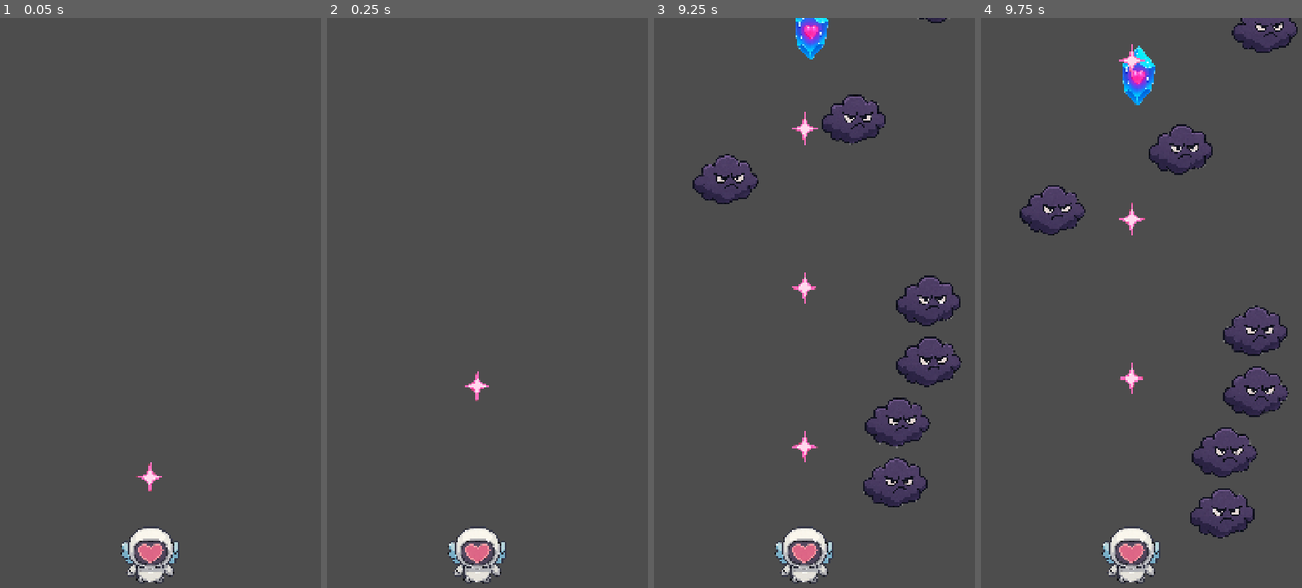
Above: before the commit, frames 1-4 (left to right).
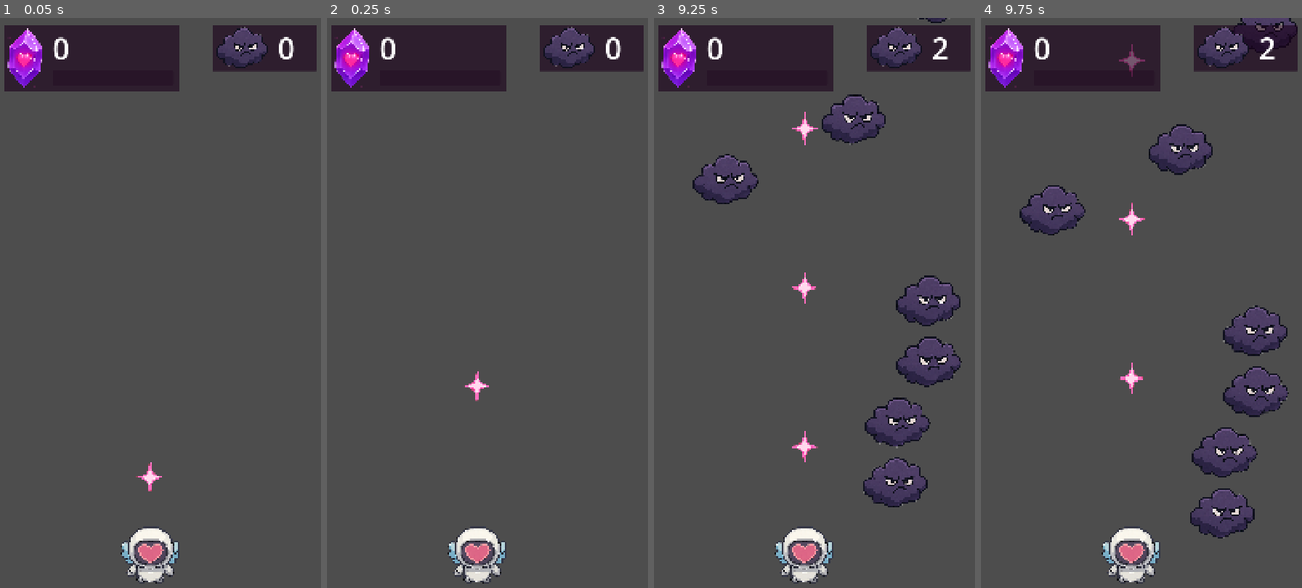
Above: after the commit, the same moments.

Repository: Ricky06202/cosmic-heart
Game: Godot game, scene res://Escenas/Nivel.tscn
Two runs of this game, one before a commit and one after it. Both use one fixed random seed, a clock stepped at 60 frames per second and the inputs below.
Inputs (mouse positions are in pixels of both pictures, inside the frame that each line leads up to):
- Up to frame 1 (0.05 s): no input
- Up to frame 2 (0.25 s): no input
- Up to frame 3 (9.25 s): move the mouse to (885, 280) at 0.52 s; click (885, 280) at 0.67 s; move the mouse to (750, 337) at 1.27 s; click (750, 337) at 1.42 s; move the mouse to (846, 183) at 2.02 s; click (846, 183) at 2.17 s; move the mouse to (798, 422) at 2.77 s; click (798, 422) at 2.92 s; move the mouse to (914, 394) at 3.52 s; click (914, 394) at 3.67 s; move the mouse to (714, 223) at 4.27 s; click (714, 223) at 4.42 s; move the mouse to (830, 308) at 5.02 s; click (830, 308) at 5.17 s; move the mouse to (766, 166) at 5.77 s; click (766, 166) at 5.92 s; move the mouse to (885, 280) at 6.52 s; click (885, 280) at 6.67 s; move the mouse to (750, 337) at 7.27 s; click (750, 337) at 7.42 s; move the mouse to (846, 183) at 8.02 s; click (846, 183) at 8.17 s; move the mouse to (798, 422) at 8.77 s; click (798, 422) at 8.92 s
- Up to frame 4 (9.75 s): move the mouse to (1241, 394) at 9.52 s; click (1241, 394) at 9.67 s

The runs differ from the first frame. In frame 1, 8.6% of the frame differs, in the area x 1-99%, y 1-13%; in frame 2, 8.6%; in frame 3, 8.7%, in the area x 1-99%, y 0-13%; in frame 4, 8.6%.

Commit message:
agregamos una pequena interfaz

Diff:
--- a/Escenas/Nivel.tscn
+++ b/Escenas/Nivel.tscn
@@ -3,6 +3,7 @@
 [ext_resource type="PackedScene" uid="uid://b8nyapp8lweu0" path="res://Escenas/Jugador.tscn" id="1_gdxqw"]
 [ext_resource type="Script" uid="uid://breulqyxc5qsk" path="res://Escenas/spawn.gd" id="1_hxvt1"]
 [ext_resource type="PackedScene" uid="uid://buejfp5b0geyj" path="res://Escenas/Destello.tscn" id="4_gql56"]
+[ext_resource type="PackedScene" uid="uid://bmju8y8nuwnfp" path="res://Escenas/interfaz.tscn" id="4_of526"]
 
 [sub_resource type="RectangleShape2D" id="RectangleShape2D_of526"]
 size = Vector2(136, 1985)
@@ -35,4 +36,6 @@
 [node name="Destello" parent="." unique_id=813177492 instance=ExtResource("4_gql56")]
 position = Vector2(505, 1590)
 
+[node name="Interfaz" parent="." unique_id=1960851542 instance=ExtResource("4_of526")]
+
 [connection signal="timeout" from="Spawn/Timer" to="Spawn" method="_on_timer_timeout"]
--- a/Escenas/enemigo.gd
+++ b/Escenas/enemigo.gd
@@ -16,13 +16,17 @@
 		queue_free()
 
 func _on_vida_morir() -> void:
+	call_deferred("soltar_recompensa")
+	Globals.enemigoDerrotado.emit()
+	queue_free()
+
+func soltar_recompensa():
 	var soltarCristal = randf()
-	if soltarCristal <= .30:
+	if soltarCristal <= 0.30:
 		var nuevoCristal : Area2D = cristal.instantiate()
+		# Usamos get_parent() con cuidado o el nodo principal de la escena
+		get_parent().add_child(nuevoCristal)
 		nuevoCristal.global_position = global_position
-		get_parent().add_child(nuevoCristal)
-
-	queue_free()
 
 func _on_vida_daño_recibido(cantidad: Variant) -> void:
 	var tween = create_tween()
--- a/Escenas/globals.gd
+++ b/Escenas/globals.gd
@@ -1,3 +1,4 @@
 extends Node
 
 signal cristalAtrapado
+signal enemigoDerrotado
--- /dev/null
+++ b/Escenas/interfaz.gd
@@ -0,0 +1,31 @@
+extends CanvasLayer
+
+@onready var cristales: Label = $Contadores/Cristales/MarginContainer/Cristales/VBoxContainer/Contador
+@onready var cristalesBar: ProgressBar = $Contadores/Cristales/MarginContainer/Cristales/VBoxContainer/ProgressBar
+
+@onready var enemigos: Label = $Contadores/Enemigos/MarginContainer/Enemigos/Contador
+
+signal memoriaRecuperada
+
+# Called when the node enters the scene tree for the first time.
+func _ready() -> void:
+	Globals.cristalAtrapado.connect(aumentarCristales)
+	Globals.enemigoDerrotado.connect(aumentarEnemigos)
+	cristalesBar.max_value = 10
+	cristalesBar.value = 0
+
+func aumentarCristales():
+	cristales.text = str(int(cristales.text) + 1)
+	cristalesBar.value += 1
+	if cristalesBar.value >= 10:
+		memoriaRecuperada.emit()
+
+func aumentarEnemigos():
+	enemigos.text = str(int(enemigos.text) + 1)
+
+
+func _on_memoria_recuperada() -> void:
+	get_tree().paused = true
+
+	cristales.text = "0"
+	cristalesBar.value = 0
--- /dev/null
+++ b/Escenas/interfaz.tscn
@@ -0,0 +1,116 @@
+[gd_scene format=3 uid="uid://bmju8y8nuwnfp"]
+
+[ext_resource type="Texture2D" uid="uid://d3q43b55lyvr2" path="res://Assets/Cristal morado.png" id="1_ucux2"]
+[ext_resource type="Script" uid="uid://ci0q6rpxhylkh" path="res://Escenas/interfaz.gd" id="1_v77kn"]
+[ext_resource type="Texture2D" uid="uid://cm4w7gpm86d4l" path="res://Assets/nube1.png" id="2_ucux2"]
+
+[node name="Interfaz" type="CanvasLayer" unique_id=1960851542]
+script = ExtResource("1_v77kn")
+
+[node name="Contadores" type="Control" parent="." unique_id=394889714]
+layout_mode = 3
+anchors_preset = 15
+anchor_right = 1.0
+anchor_bottom = 1.0
+grow_horizontal = 2
+grow_vertical = 2
+mouse_filter = 1
+
+[node name="Cristales" type="Panel" parent="Contadores" unique_id=2006595948]
+self_modulate = Color(1, 0, 1, 1)
+layout_mode = 0
+offset_left = 23.0
+offset_top = 22.0
+offset_right = 603.0
+offset_bottom = 241.0
+
+[node name="MarginContainer" type="MarginContainer" parent="Contadores/Cristales" unique_id=1685705876]
+layout_mode = 1
+anchors_preset = 15
+anchor_right = 1.0
+anchor_bottom = 1.0
+grow_horizontal = 2
+grow_vertical = 2
+theme_override_constants/margin_left = 10
+theme_override_constants/margin_top = 10
+theme_override_constants/margin_right = 10
+theme_override_constants/margin_bottom = 10
+
+[node name="Cristales" type="HBoxContainer" parent="Contadores/Cristales/MarginContainer" unique_id=674879864]
+layout_mode = 2
+
+[node name="TextureRect" type="TextureRect" parent="Contadores/Cristales/MarginContainer/Cristales" unique_id=788057967]
+custom_minimum_size = Vector2(120, 0)
+layout_mode = 2
+texture = ExtResource("1_ucux2")
+expand_mode = 1
+
+[node name="MarginContainer" type="MarginContainer" parent="Contadores/Cristales/MarginContainer/Cristales" unique_id=969408605]
+custom_minimum_size = Vector2(22.255, 0)
+layout_mode = 2
+
+[node name="VBoxContainer" type="VBoxContainer" parent="Contadores/Cristales/MarginContainer/Cristales" unique_id=908346785]
+custom_minimum_size = Vector2(400, 0)
+layout_mode = 2
+
+[node name="Contador" type="Label" parent="Contadores/Cristales/MarginContainer/Cristales/VBoxContainer" unique_id=1522407345]
+layout_mode = 2
+theme_override_font_sizes/font_size = 100
+text = "0"
+
+[node name="ProgressBar" type="ProgressBar" parent="Contadores/Cristales/MarginContainer/Cristales/VBoxContainer" unique_id=656655173]
+modulate = Color(1, 0, 1, 1)
+custom_minimum_size = Vector2(0, 50)
+layout_mode = 2
+value = 100.0
+show_percentage = false
+
+[node name="Enemigos" type="Panel" parent="Contadores" unique_id=1788726296]
+self_modulate = Color(1, 0, 1, 1)
+layout_mode = 1
+anchors_preset = 1
+anchor_left = 1.0
+anchor_right = 1.0
+offset_left = -368.0
+offset_top = 23.0
+offset_right = -24.0
+offset_bottom = 176.0
+grow_horizontal = 0
+
+[node name="MarginContainer" type="MarginContainer" parent="Contadores/Enemigos" unique_id=51666161]
+layout_mode = 1
+anchors_preset = 15
+anchor_right = 1.0
+anchor_bottom = 1.0
+grow_horizontal = 2
+grow_vertical = 2
+theme_override_constants/margin_left = 10
+theme_override_constants/margin_top = 10
+theme_override_constants/margin_right = 10
+theme_override_constants/margin_bottom = 10
+
+[node name="Enemigos" type="HBoxContainer" parent="Contadores/Enemigos/MarginContainer" unique_id=1600342958]
+layout_mode = 2
+
+[node name="TextureRect" type="TextureRect" parent="Contadores/Enemigos/MarginContainer/Enemigos" unique_id=912261635]
+custom_minimum_size = Vector2(175, 0)
+layout_mode = 2
+texture = ExtResource("2_ucux2")
+expand_mode = 1
+
+[node name="MarginContainer" type="MarginContainer" parent="Contadores/Enemigos/MarginContainer/Enemigos" unique_id=1669461433]
+custom_minimum_size = Vector2(22.255, 0)
+layout_mode = 2
+
+[node name="Contador" type="Label" parent="Contadores/Enemigos/MarginContainer/Enemigos" unique_id=1705262910]
+layout_mode = 2
+theme_override_font_sizes/font_size = 100
+text = "0"
+
+[node name="Memoria" type="Control" parent="." unique_id=62344459]
+layout_mode = 3
+anchors_preset = 0
+offset_right = 40.0
+offset_bottom = 40.0
+
+[connection signal="memoriaRecuperada" from="." to="." method="_on_memoria_recuperada"]
Not shown, added: Escenas/interfaz.gd.uid
